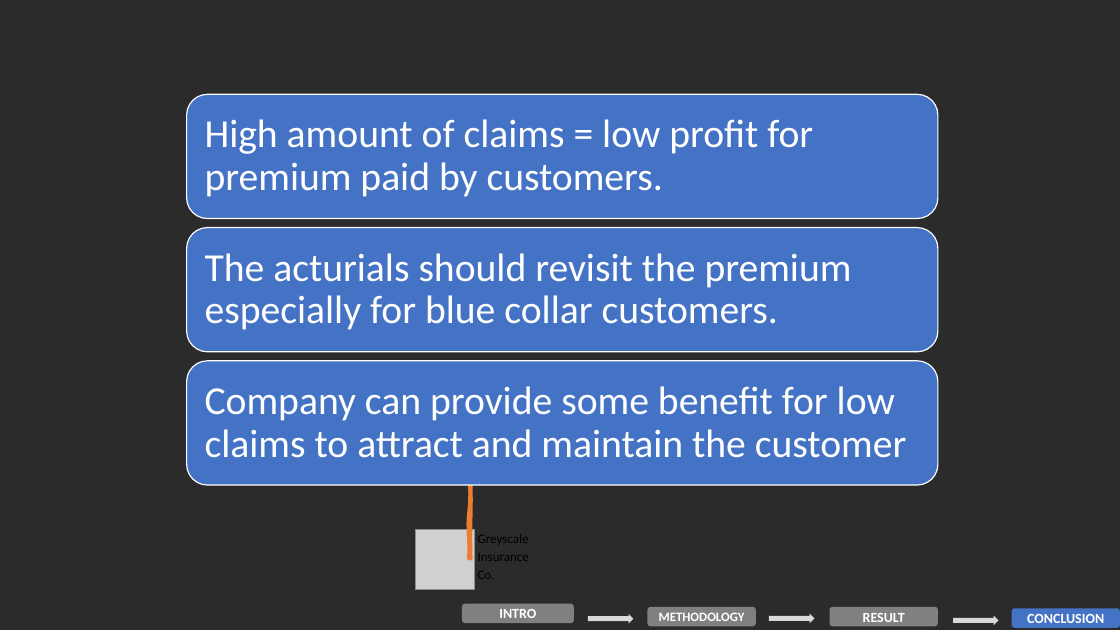
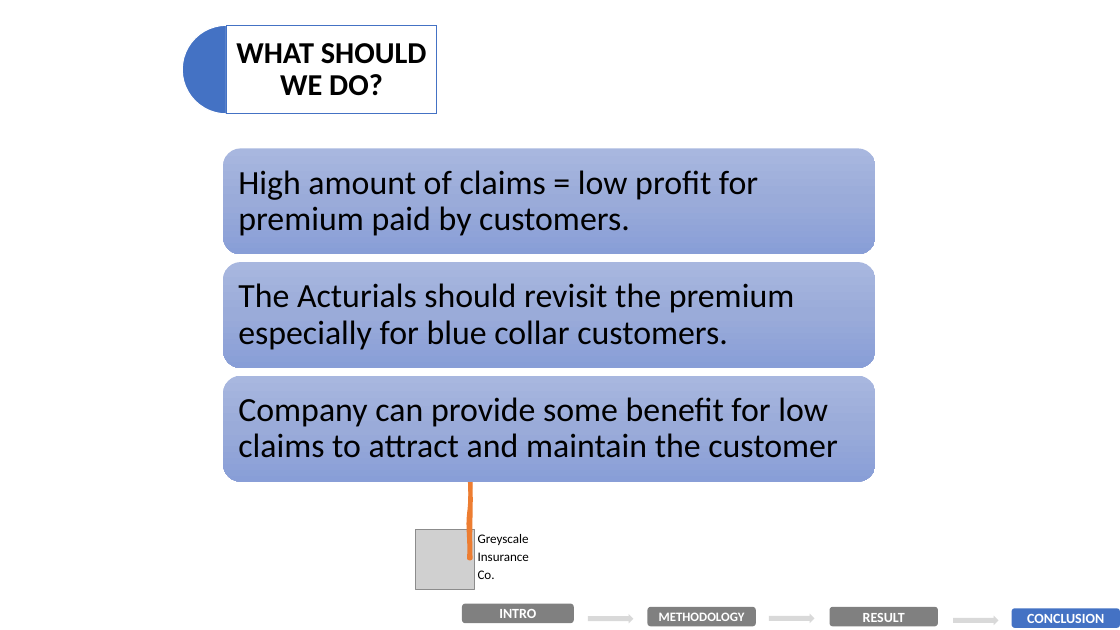
Before and after one commit to dranreb1660/Business_Fundermentals, a slide deck: slide 11 of BF_insurance.pptx. Drawn at 1120x630 pixels with LibreOffice and Linux fonts; fonts in the diff are those of the drawing; grey boxes stand for pictures; background and template pictures are left out; a plain dark background stands for a picture behind light text. Boxes give left, top, right and bottom in pixels: in the first picture for what was removed or moved away, otherwise in the second. Text is boxed around its words. In the diff, an @@ line names an element or a change of style, - is before the commit and + after.

```diff
--- a/BF_insurance.pptx
+++ b/BF_insurance.pptx
@@ rectangle removed at <box>0,0,1120,630</box> @@
@@ pie slice (boxed as its full ellipse) added at <box>182,25,271,114</box>, fill #4472C4, outline #FFFFFF 1 pt @@
@@ rectangle added at <box>227,25,437,114</box>, fill #FFFFFF at 90% opacity, outline #4472C4 1 pt @@
@@ text added at <box>236,43,427,96</box>, 26 pt, text #000000, bold @@
+WHAT SHOULD WE DO?
@@ fill #4472C4 to gradient #A8B7DF to #9AABD9 to #889ED7; outline #FFFFFF 1 pt to none in 3 elements at <box>223,376,876,481</box>, <box>223,262,876,368</box>, <box>223,149,876,255</box> @@
@@ rounded rectangle: place and size @@
-rounded rectangle at <box>187,94,938,218</box>
+rounded rectangle at <box>223,149,876,255</box>
@@ text "High amount of claims = ..." at <box>238,170,758,236</box>: size 34 to 29 pt, text colour #FFFFFF to #000000; less space between paragraphs @@
@@ text "High amount of claims = ...": place and size @@
-text "High amount of claims = ..." at <box>205,119,813,197</box>
+text "High amount of claims = ..." at <box>238,170,758,236</box>
@@ rounded rectangle: place and size @@
-rounded rectangle at <box>187,228,938,352</box>
+rounded rectangle at <box>223,262,876,368</box>
@@ text at <box>238,283,795,350</box>: text changed; size 34 to 29 pt; text colour #FFFFFF to #000000 @@
-The acturials should revisit the premium especially for blue collar customers.
+The Acturials should revisit the premium especially for blue collar customers.
@@ rounded rectangle: place and size @@
-rounded rectangle at <box>187,361,938,486</box>
+rounded rectangle at <box>223,376,876,481</box>
@@ text "Company can provide some benefit ...": place and size @@
-text "Company can provide some benefit ..." at <box>205,386,906,458</box>
+text "Company can provide some benefit ..." at <box>238,397,837,458</box>
@@ text "Company can provide some benefit ..." at <box>238,397,837,458</box>: size 34 to 29 pt, text colour #FFFFFF to #000000; less space between paragraphs @@
```
Also in this commit, not shown: 4 other slides changed, 3 slides added, 1 other file.
